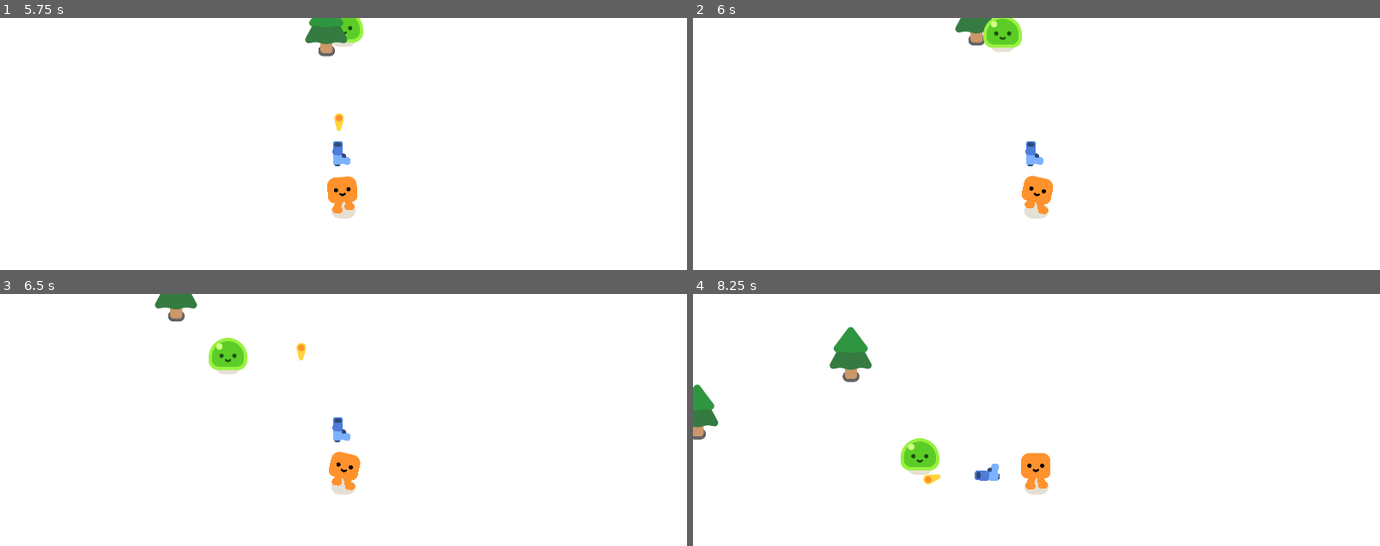
Above: before the commit, frames 1-4 (two rows, left to right).
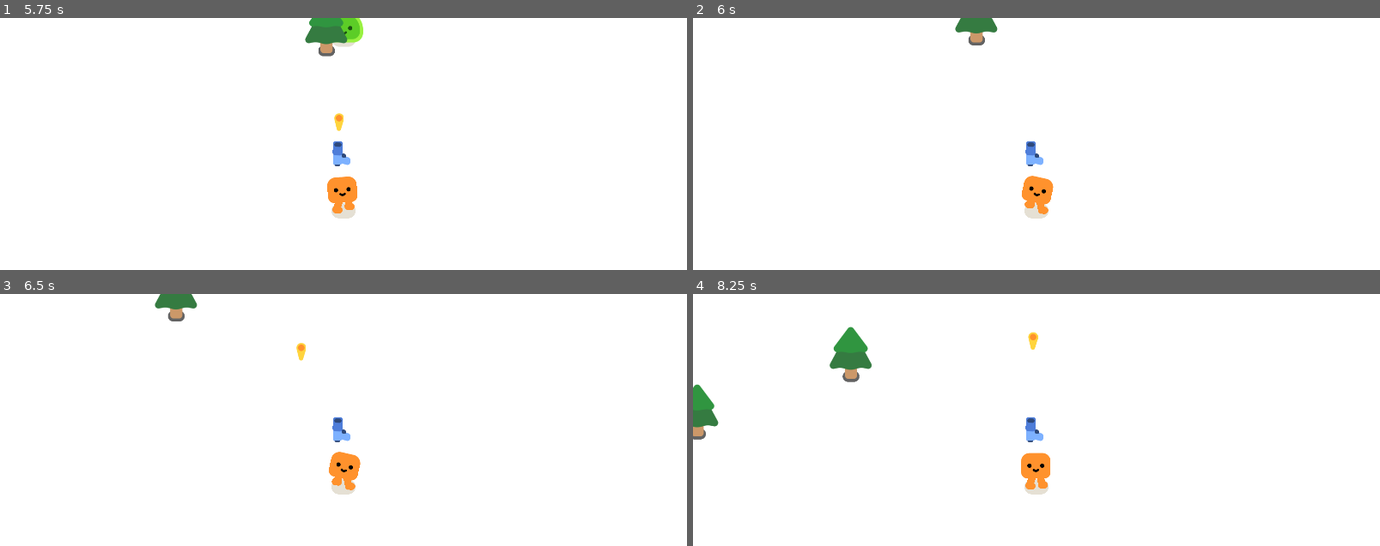
Above: after the commit, the same moments.

Repository: Nicholas-Abell/godot_practice
Game: Godot game, scene res://main_scene.tscn
The game is run twice, just before and just after one commit, with the same random seed, the same clock (stepped at 60 frames per second) and the same inputs.
Inputs:
- Up to frame 1 (5.75 s): hold D (move_right) 0.53-1.28 s; hold S (move_down) 1.28-2.03 s; hold D (move_right) 2.03-2.78 s; hold W (move_up) 2.78-3.53 s; hold A (move_left) 3.53-5.03 s; hold S (move_down) from 5.03 s (still down)
- Up to frame 2 (6 s): release S (move_down) at 5.78 s; hold D (move_right) from 5.78 s (still down)
- Up to frame 3 (6.5 s): keep holding D (move_right)
- Up to frame 4 (8.25 s): release D (move_right) at 6.53 s; hold W (move_up) 6.53-7.28 s; hold D (move_right) 7.28-8.03 s; hold S (move_down) from 8.03 s (still down)

Frame 1 is identical in both runs. In frame 2, 0.6% of the frame differs, in the area x 42-48%, y 0-14%; in frame 3, 0.7%; in frame 4, 1.2%, in the area x 30-51%, y 14-76%.

Commit message:
mob removed on health == 0

Diff:
--- a/Slime.gd
+++ b/Slime.gd
@@ -1,4 +1,6 @@
 extends CharacterBody2D
+
+var health = 3
 
 #var player
 #func _ready():
@@ -10,3 +12,8 @@
 	var direction = global_position.direction_to(player.global_position)
 	velocity = direction * 300.0
 	move_and_slide()
+
+func take_damage():
+	health -=1
+	if health == 0:
+		queue_free()
--- a/pistol/bullet.gd
+++ b/pistol/bullet.gd
@@ -18,4 +18,4 @@
 func _on_body_entered(body):
 	queue_free()
 	if body.has_method("take_damage"):
-		body.take_damge()
+		body.take_damage()
